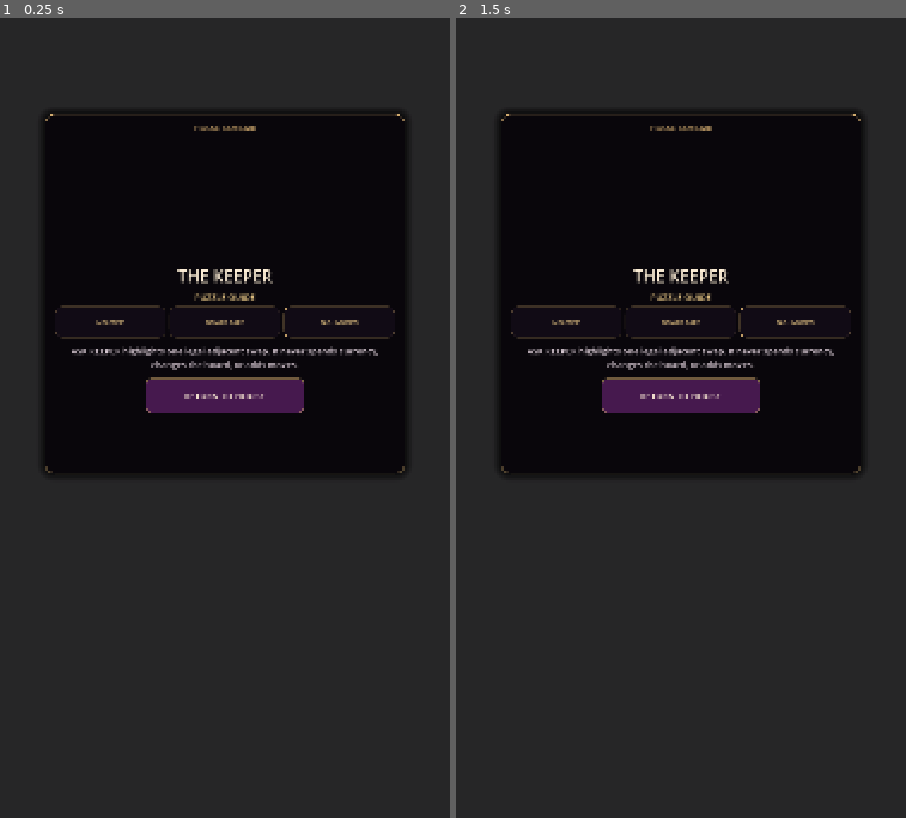
Above: before the commit, frames 1-2 (left to right).
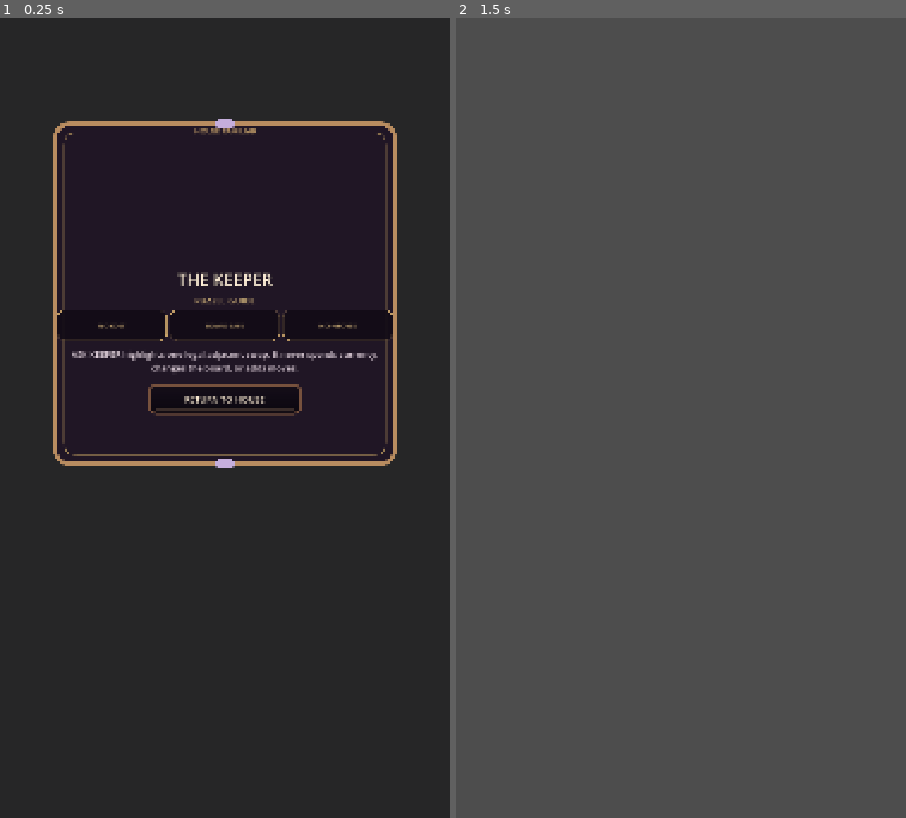
Above: after the commit, the same moments.

Repository: Jay-prodesign/akilta-match3
Game: Godot game, scene res://src/ui/home/keeper_role_panel.tscn
The game is run twice, just before and just after one commit, with the same random seed, the same clock (stepped at 60 frames per second) and the same inputs. This scene is started directly instead of the project's main scene.
Inputs (mouse positions are in pixels of both pictures, inside the frame that each line leads up to):
- Up to frame 1 (0.25 s): no input
- Up to frame 2 (1.5 s): click "RETURN TO HOUSE" at 0.5 s; move the mouse to (780, 378) at 1.27 s; click (780, 378) at 1.42 s

The runs differ from the first frame. In frame 1, 33% of the frame differs, in the area x 10-90%, y 12-57%; in frame 2, 100%, in the area x 0-100%, y 0-100%.

Commit message:
Give Keeper familiar card production chrome and modal choreography

Diff:
--- a/src/ui/home/keeper_role_panel.gd
+++ b/src/ui/home/keeper_role_panel.gd
@@ -2,17 +2,82 @@
 
 signal close_requested
 
+const ProductionChrome = preload("res://src/ui/theme/production_chrome.gd")
+
+@onready var veil: ColorRect = $Veil
+@onready var card: PanelContainer = $Card
 @onready var art: TextureRect = $Card/Content/KeeperArt
 @onready var close: Button = $Card/Content/Close
+@onready var no_cost: Label = $Card/Content/TruthRow/NoCost/Label
+@onready var board_safe: Label = $Card/Content/TruthRow/BoardSafe/Label
+@onready var moves_safe: Label = $Card/Content/TruthRow/MovesSafe/Label
+
+var _reduced_motion := false
+var _transition_tween: Tween
+var _closing := false
 
 func _ready() -> void:
-	close.pressed.connect(func(): close_requested.emit())
+	ProductionChrome.apply_primary(card)
+	card.set_meta("production_chrome_kind", "keeper_familiar_card")
+	ProductionChrome.apply_action_button(close, "utility", "keeper_return")
+	close.pivot_offset = close.size * 0.5
+	close.button_down.connect(func(): _animate_close_scale(Vector2(0.97, 0.97), 0.05))
+	close.button_up.connect(func(): _animate_close_scale(Vector2.ONE, 0.09))
+	close.pressed.connect(_dismiss)
 
-func configure(texture: Texture2D) -> bool:
+func configure(texture: Texture2D, reduced_motion := false) -> bool:
 	if texture == null:
 		return false
 	art.texture = texture
+	_reduced_motion = bool(reduced_motion)
+	_present()
 	return true
+
+func _present() -> void:
+	if card == null or veil == null:
+		return
+	card.pivot_offset = card.size * 0.5
+	if _reduced_motion:
+		veil.modulate = Color.WHITE
+		card.modulate = Color.WHITE
+		card.scale = Vector2.ONE
+		return
+	veil.modulate = Color(1, 1, 1, 0)
+	card.modulate = Color(1, 1, 1, 0)
+	card.scale = Vector2(0.93, 0.93)
+	if _transition_tween != null and _transition_tween.is_valid():
+		_transition_tween.kill()
+	_transition_tween = create_tween()
+	_transition_tween.set_parallel(true)
+	_transition_tween.tween_property(veil, "modulate", Color.WHITE, 0.18).set_trans(Tween.TRANS_QUAD).set_ease(Tween.EASE_OUT)
+	_transition_tween.tween_property(card, "modulate", Color.WHITE, 0.16).set_trans(Tween.TRANS_QUAD).set_ease(Tween.EASE_OUT)
+	_transition_tween.tween_property(card, "scale", Vector2.ONE, 0.24).set_trans(Tween.TRANS_BACK).set_ease(Tween.EASE_OUT)
+
+func _dismiss() -> void:
+	if _closing:
+		return
+	_closing = true
+	if _reduced_motion:
+		close_requested.emit()
+		return
+	if _transition_tween != null and _transition_tween.is_valid():
+		_transition_tween.kill()
+	_transition_tween = create_tween()
+	_transition_tween.set_parallel(true)
+	_transition_tween.tween_property(veil, "modulate", Color(1, 1, 1, 0), 0.15).set_trans(Tween.TRANS_QUAD).set_ease(Tween.EASE_IN)
+	_transition_tween.tween_property(card, "modulate", Color(1, 1, 1, 0), 0.13).set_trans(Tween.TRANS_QUAD).set_ease(Tween.EASE_IN)
+	_transition_tween.tween_property(card, "scale", Vector2(0.97, 0.97), 0.15).set_trans(Tween.TRANS_QUAD).set_ease(Tween.EASE_IN)
+	_transition_tween.finished.connect(func(): close_requested.emit())
+
+func _animate_close_scale(target: Vector2, duration: float) -> void:
+	if close == null or _closing:
+		return
+	if _reduced_motion:
+		close.scale = target
+		return
+	var tween := create_tween()
+	tween.set_trans(Tween.TRANS_QUAD).set_ease(Tween.EASE_OUT)
+	tween.tween_property(close, "scale", target, duration)
 
 func keeper_contract() -> Dictionary:
 	return {
@@ -22,4 +87,9 @@
 		"spends_resources": false,
 		"changes_board": false,
 		"adds_moves": false,
+		"truth_chips": no_cost != null and no_cost.text == "NO COST" and board_safe != null and board_safe.text == "BOARD SAFE" and moves_safe != null and moves_safe.text == "NO +MOVES",
+		"production_card_chrome": card != null and card.get_theme_stylebox("panel") is StyleBoxTexture and String(card.get_meta("production_chrome_kind", "")) == "keeper_familiar_card",
+		"production_return_chrome": close != null and close.get_theme_stylebox("normal") is StyleBoxTexture,
+		"modal_choreography": true,
+		"reduced_motion_supported": true,
 	}
